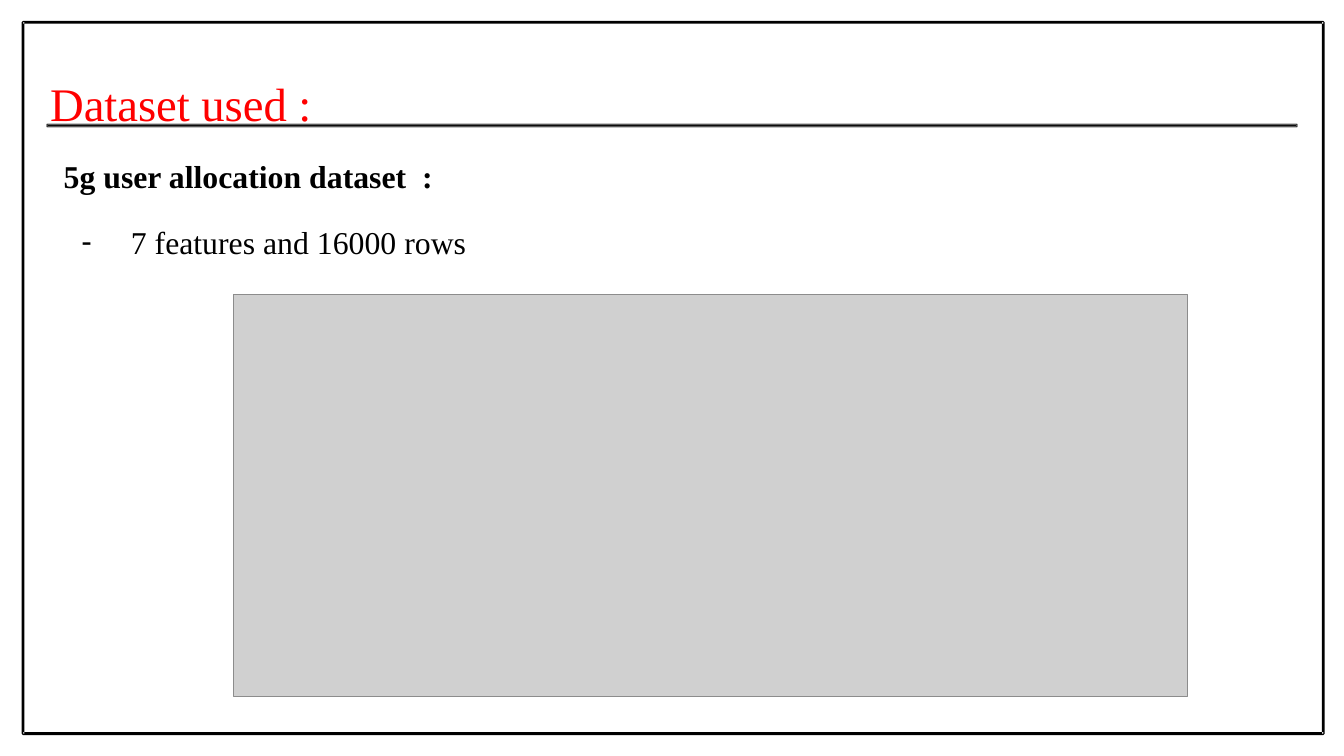
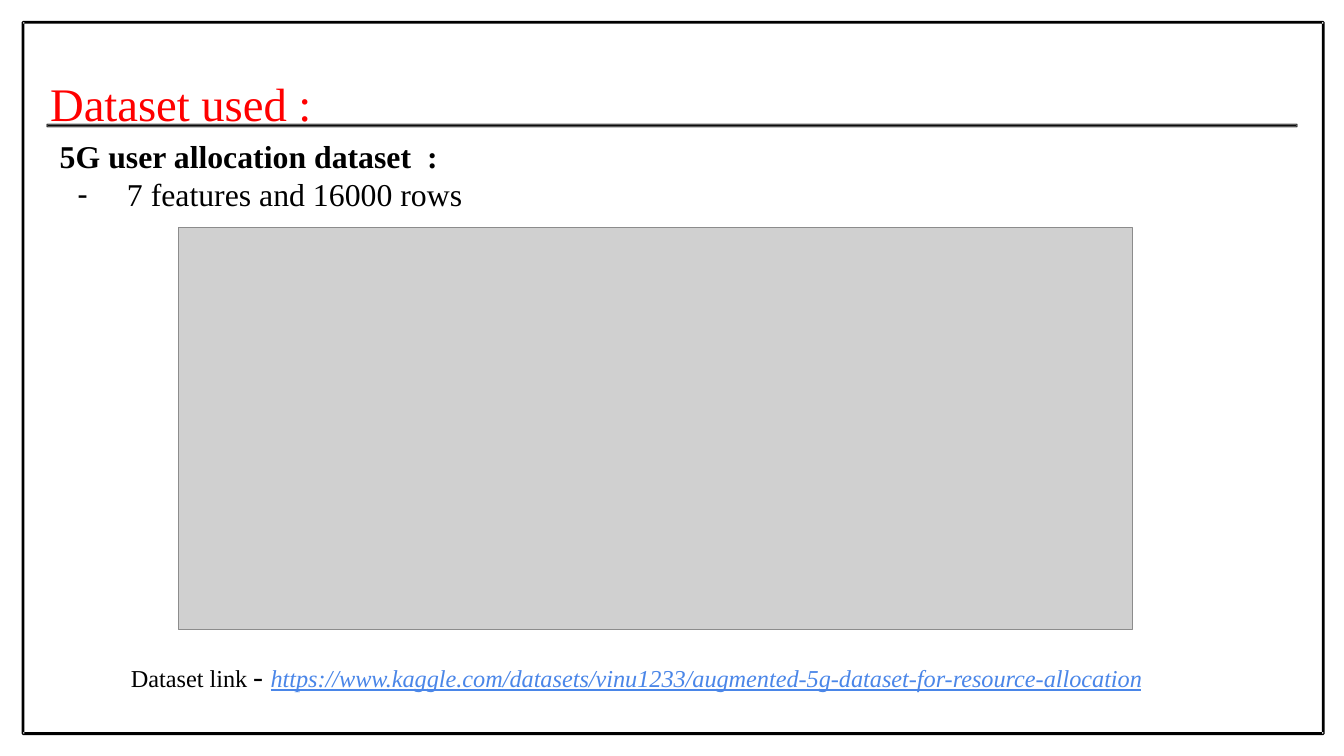
Before and after one commit to Prithiv-vijai/5g_MEC_Blockchain, a slide deck: slide 9 of files/Batch-4 First Review.pptx. Drawn at 1344x756 pixels with LibreOffice and Linux fonts; fonts in the diff are those of the drawing; grey boxes stand for pictures. Boxes give left, top, right and bottom in pixels: in the first picture for what was removed or moved away, otherwise in the second. Text is boxed around its words. In the diff, an @@ line names an element or a change of style, - is before the commit and + after.

```diff
--- a/files/Batch-4 First Review.pptx
+++ b/files/Batch-4 First Review.pptx
@@ text "5G user allocation dataset :": place and size @@
-text "5G user allocation dataset :" at box(64, 166, 466, 255)
+text "5G user allocation dataset :" at box(60, 146, 462, 207)
@@ text at box(60, 146, 411, 169): text changed @@
-5g user allocation dataset :
+5G user allocation dataset :
@@ text at box(127, 183, 462, 207): line spacing 1.15 to 1; less space between paragraphs @@
@@ picture: place and size @@
-picture at box(234, 294, 1188, 696)
+picture at box(179, 227, 1133, 629)
@@ text added at box(131, 670, 1142, 692), 13 pt, text #4A86E8, italic, underline @@
+Dataset link - https://www.kaggle.com/datasets/vinu1233/augmented-5g-dataset-for-resource-allocation
```
Also in this commit, not shown: 7 other slides changed, 1 slide added, 20 other files.
